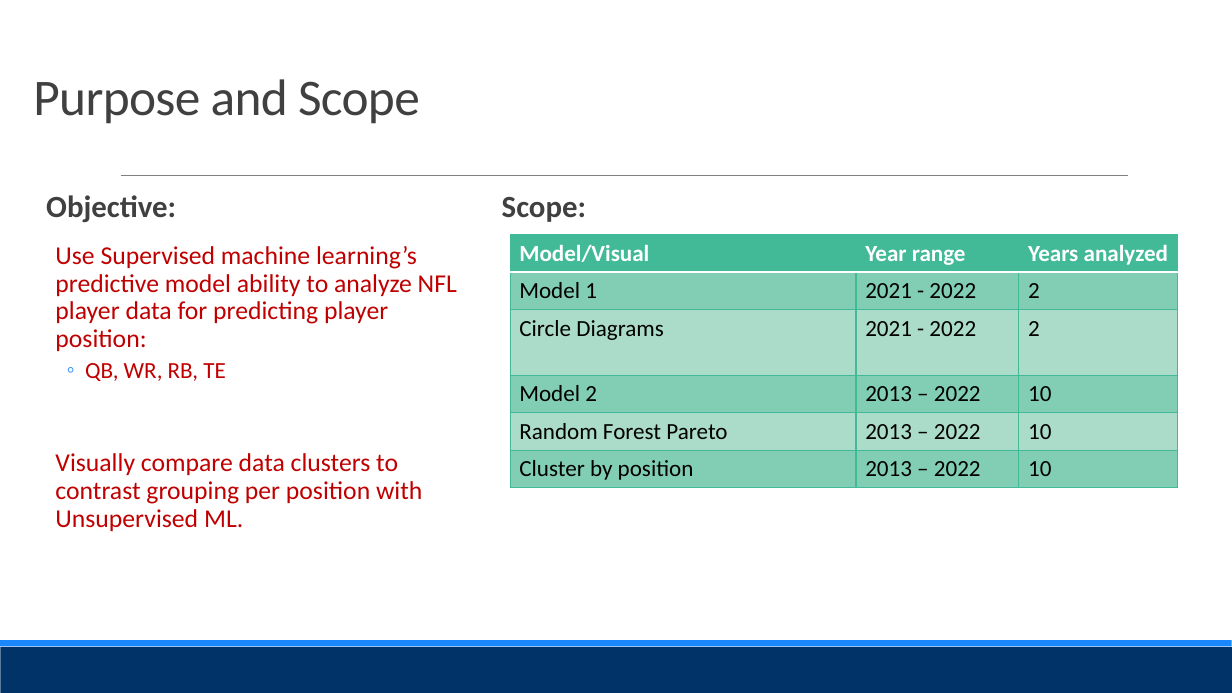
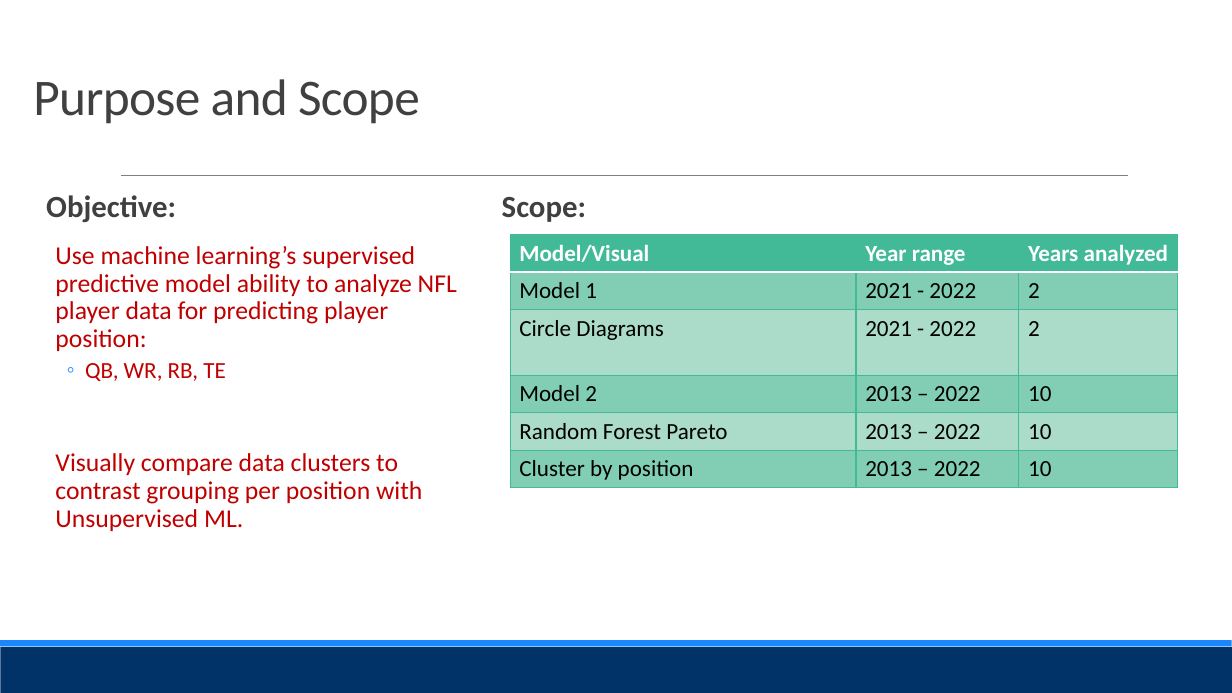
Before and after one commit to Evdawg/Project_4_FF_ML, a slide deck: slide 3 of Presentation.pptx. Drawn at 1232x693 pixels with LibreOffice and Linux fonts; fonts in the diff are those of the drawing. Boxes give left, top, right and bottom in pixels: in the first picture for what was removed or moved away, otherwise in the second. Text is boxed around its words. In the diff, an @@ line names an element or a change of style, - is before the commit and + after.

Commit message:
ERS: fix typos in presentation.

```diff
--- a/Presentation.pptx
+++ b/Presentation.pptx
@@ text at <box>55,246,457,351</box>: text changed @@
-  Use Supervised machine learning’s predictive model ability to analyze NFL player data for predicting player position:
+  Use machine learning’s supervised predictive model ability to analyze NFL player data for predicting player position:
```
Also in this commit, not shown: 1 other slide changed.
